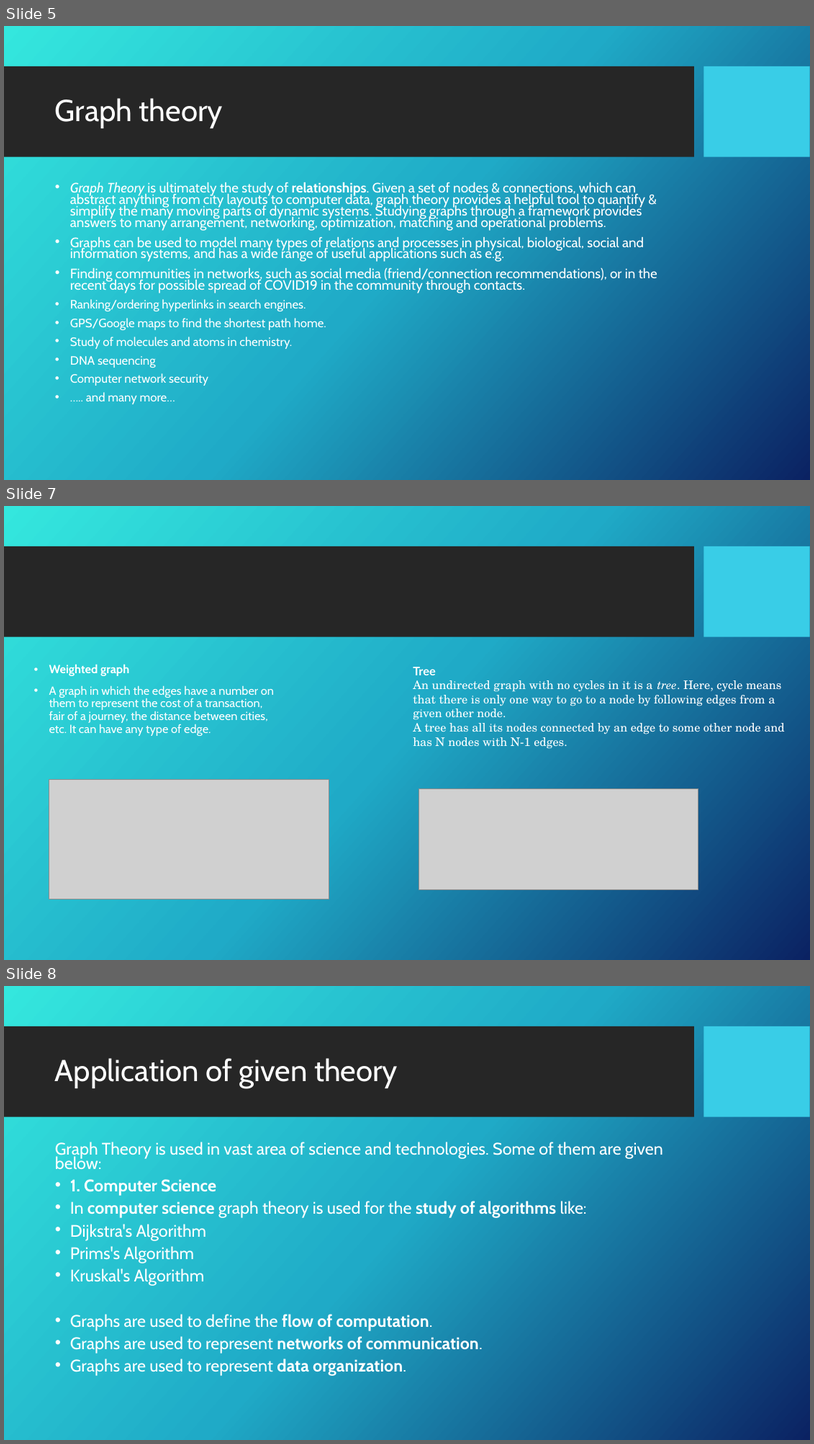
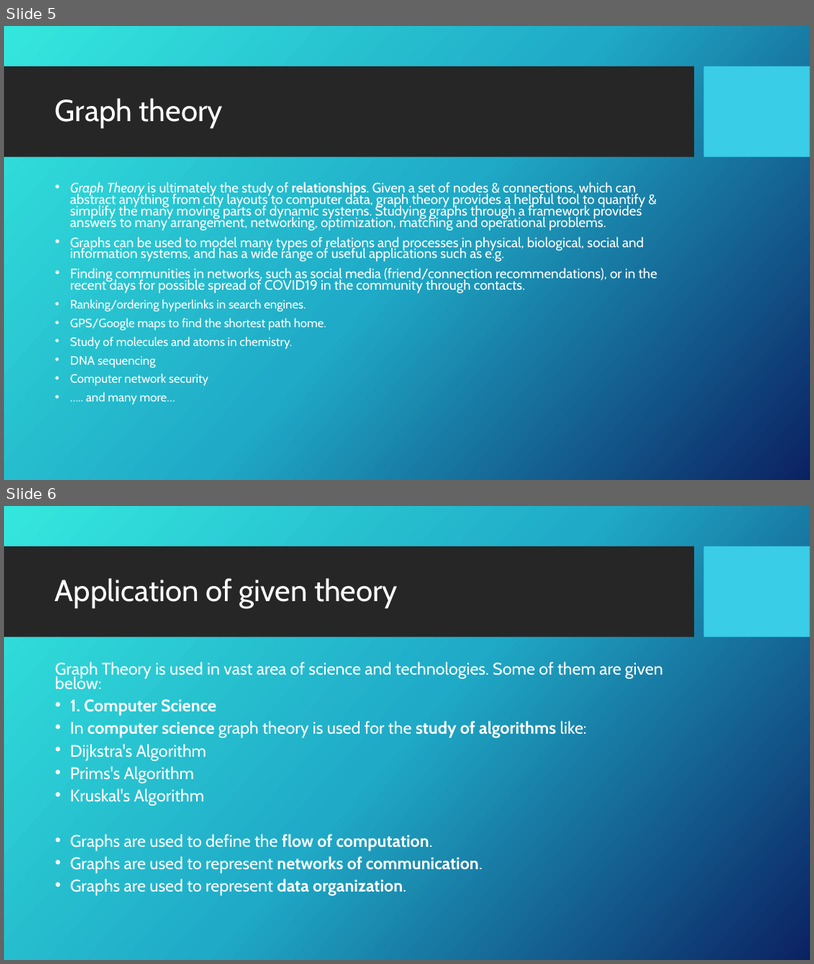
Before and after one commit to UlzhanarB/BIGRES, a slide deck: Graph Theory.pptx. Shown one above the other, each under a label of ours: slides 5, 7 and 8 before the commit, slides 5 and 6 after it; the slides between them are not shown. The pictures are 814x1444 and 814x964 pixels, drawn with LibreOffice and Linux fonts; fonts in the diff are those of the drawing; grey boxes stand for pictures; background and template pictures are left out. Boxes give left, top, right and bottom in pixels: in the first picture for what was removed or moved away, otherwise in the second. Text is boxed around its words. In the diff, an @@ line names an element or a change of style, - is before the commit and + after.

```diff
--- a/Graph Theory.pptx
+++ b/Graph Theory.pptx
@@ slide 7 removed at (4,506,810,960), background picture (left out); not listed: 2 template elements that a slide beside it also shows @@
@@ text removed at (49,664,274,736) @@
-• Weighted graph
-• A graph in which the edges have a number on them to represent the cost of a transaction, fair of a journey, the distance between cities, etc. It can have any type of edge.
@@ text removed at (413,667,784,749) @@
-Tree
-An undirected graph with no cycles in it is a tree. Here, cycle means that there is only one way to go to a node by following edges from a given other node.
-A tree has all its nodes connected by an edge to some other node and has N nodes with N-1 edges.
@@ picture removed at (49,779,329,898) @@
@@ picture removed at (419,788,699,890) @@
@@ what was slide 8 is now slide 6 @@
```
Also in this commit, not shown: 1 slide added, 1 other slide removed.
